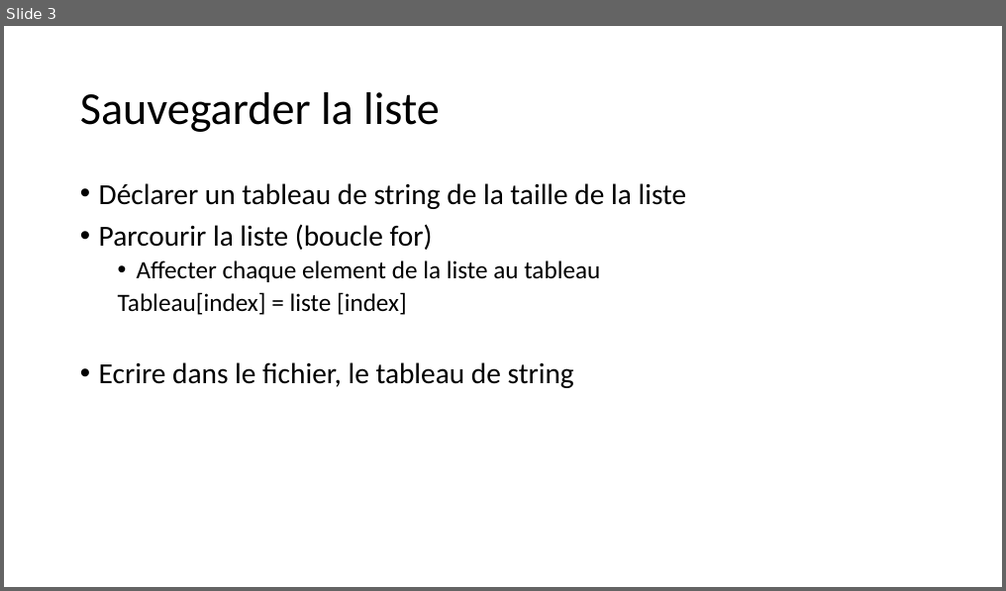
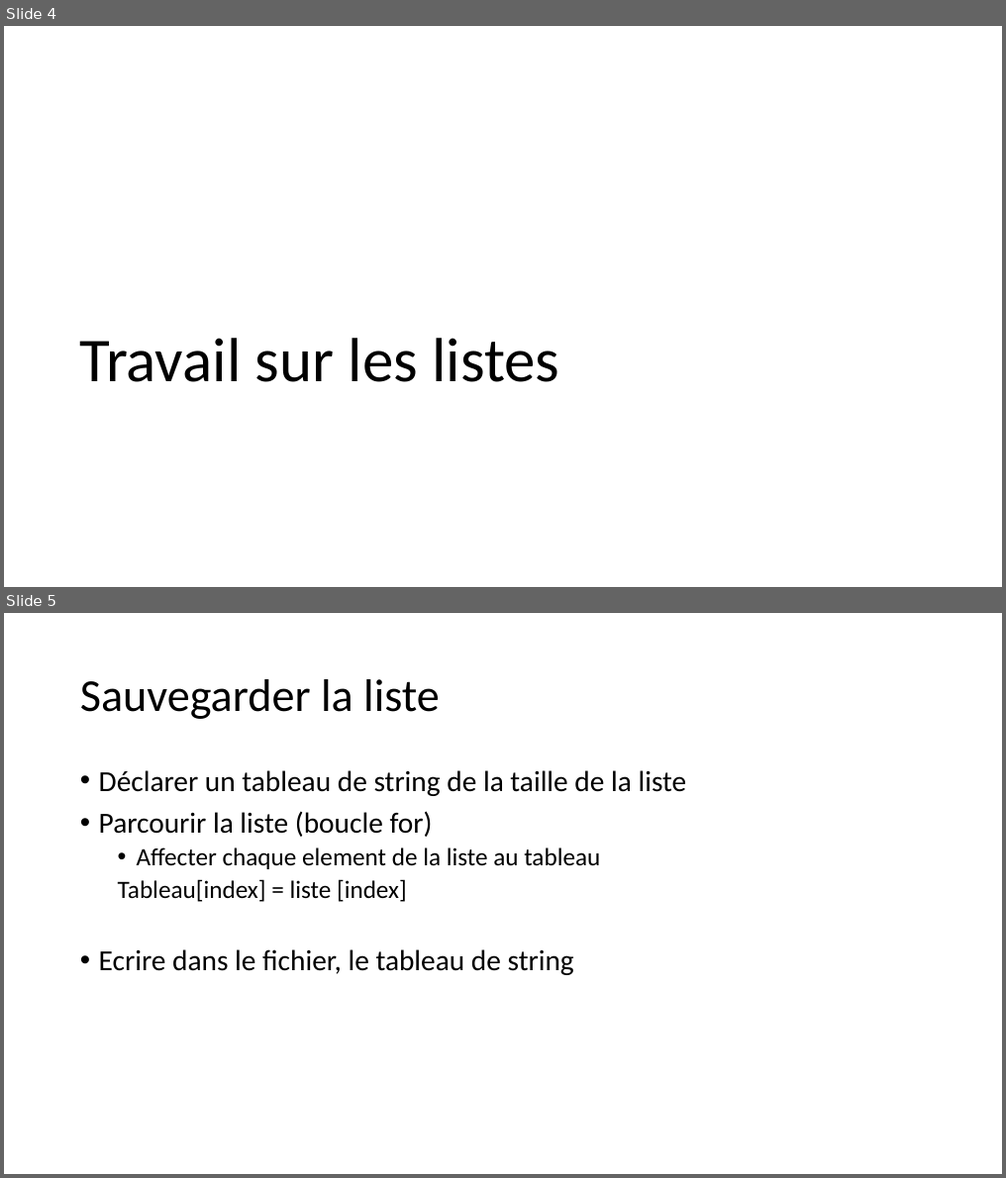
Before and after one commit to ronnykwon/TutoCNAM, a slide deck: Document/Explication.pptx. Shown one above the other, each under a label of ours: slide 3 before the commit, slides 4 and 5 after it. The pictures are 1006x591 and 1006x1178 pixels, drawn with LibreOffice and Linux fonts; fonts in the diff are those of the drawing. Boxes give left, top, right and bottom in pixels: in the first picture for what was removed or moved away, otherwise in the second. Text is boxed around its words. In the diff, an @@ line names an element or a change of style, - is before the commit and + after.

```diff
--- a/Document/Explication.pptx
+++ b/Document/Explication.pptx
@@ slide 4 added at (x1=4, y1=26, x2=1002, y2=587), background #FFFFFF @@
@@ title added at (x1=79, y1=338, x2=559, y2=382), 60 pt, text #000000 @@
+Travail sur les listes
@@ what was slide 3 is now slide 5 @@
```
Also in this commit, not shown: 8 slides changed, 9 other slides added, 2 slides removed, 16 other files.
